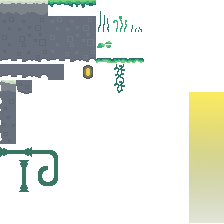
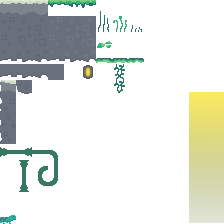
Layer changes from the first (224, 224) image to the second:
added layer "Layer 15" above "Layer 14" over (0, 215, 16, 224)
